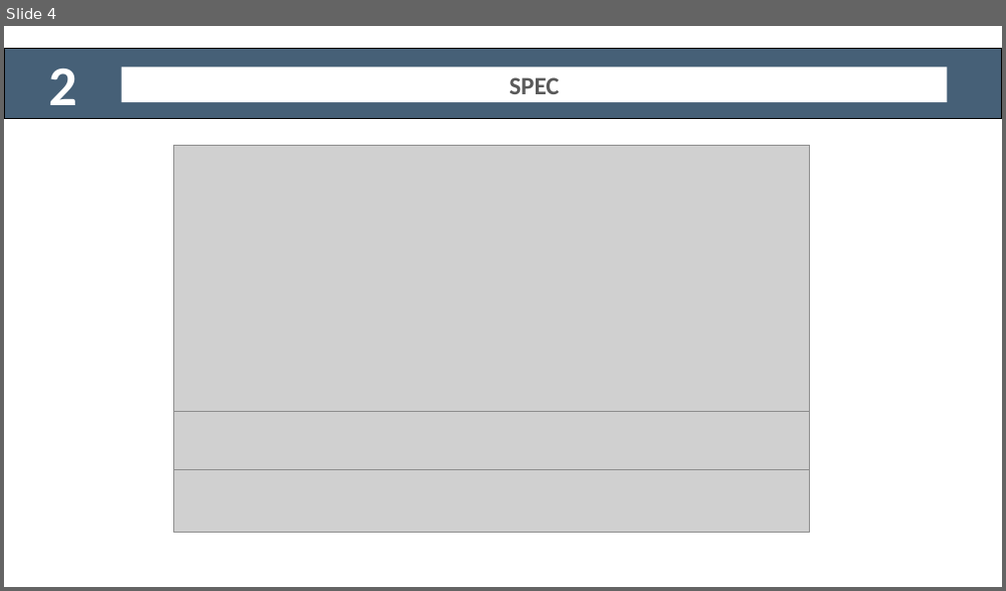
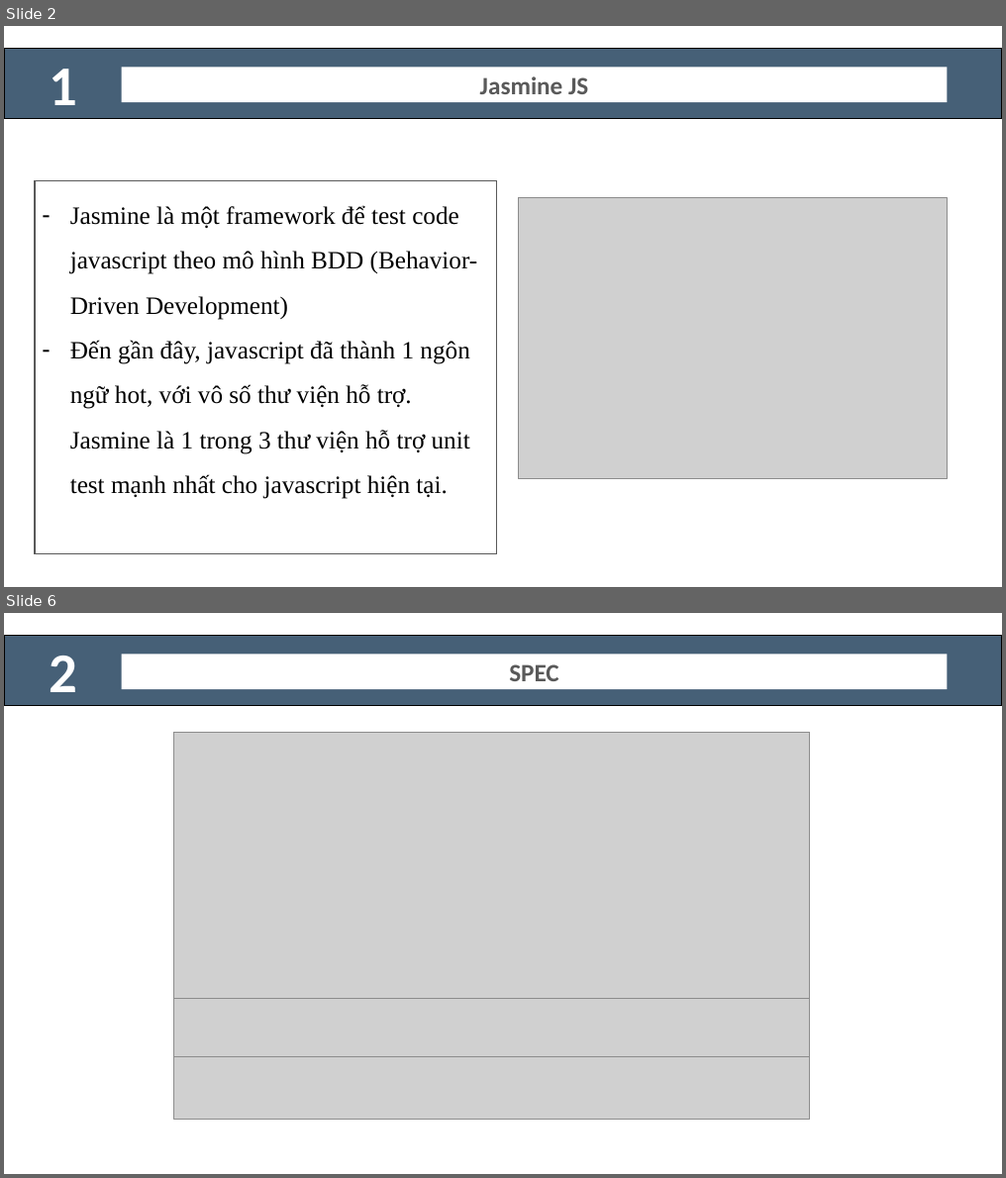
Before and after one commit to UDPT-2017/seminar-jasminejs-1412557-1412604, a slide deck: JasmineJS.pptx. Shown one above the other, each under a label of ours: slide 4 before the commit, slides 2 and 6 after it; the slides between them are not shown. The pictures are 1006x591 and 1006x1178 pixels, drawn with LibreOffice and Linux fonts; fonts in the diff are those of the drawing; grey boxes stand for pictures. Boxes give left, top, right and bottom in pixels: in the first picture for what was removed or moved away, otherwise in the second. Text is boxed around its words. In the diff, an @@ line names an element or a change of style, - is before the commit and + after.

```diff
--- a/JasmineJS.pptx
+++ b/JasmineJS.pptx
@@ slide 2 added at [4, 26, 1002, 587], background #FFFFFF @@
@@ rectangle added at [4, 49, 1002, 118], fill #466077, outline #000000 1 pt, 54 pt, text #FFFFFF, bold @@
+1
@@ rectangle added at [122, 68, 947, 102], fill #FFFFFF, 24 pt, text #595959, bold @@
+Jasmine JS
@@ rectangle added at [35, 181, 497, 555], fill #FFFFFF, outline #595959 1 pt, 24 pt, text #000000 @@
+– Jasmine là một framework để test code javascript theo mô hình BDD (Behavior-Driven Development)
+– Đến gần đây, javascript đã thành 1 ngôn ngữ hot, với vô số thư viện hỗ trợ. Jasmine là 1 trong 3 thư viện hỗ trợ unit test mạnh nhất cho javascript hiện tại.
@@ picture added at [519, 197, 947, 478] @@
@@ what was slide 4 is now slide 6 @@
```
Also in this commit, not shown: 8 slides changed, 2 other slides added.
